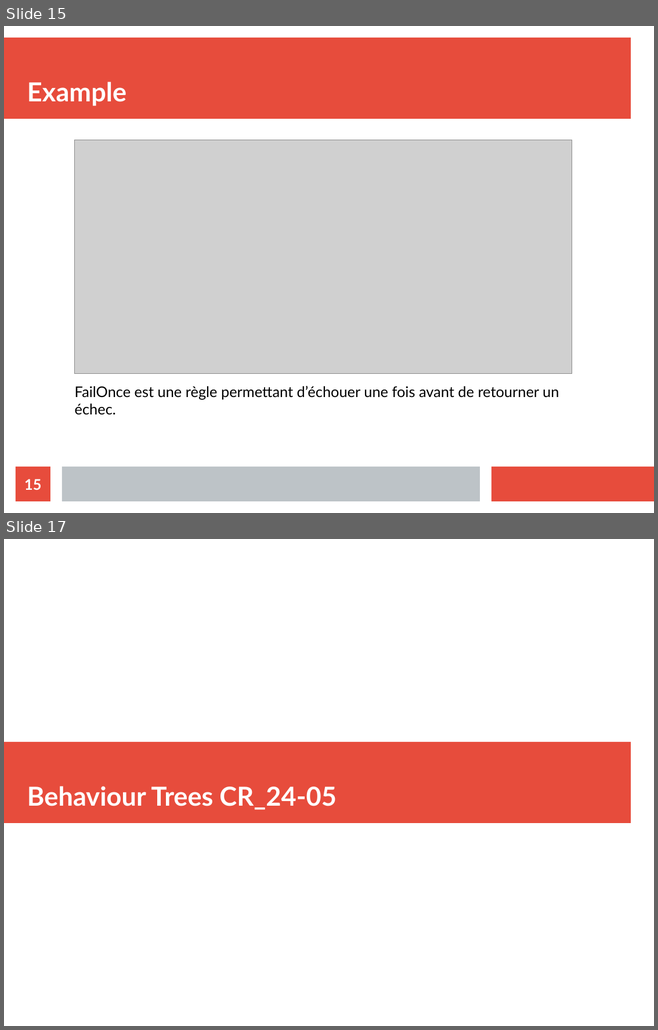
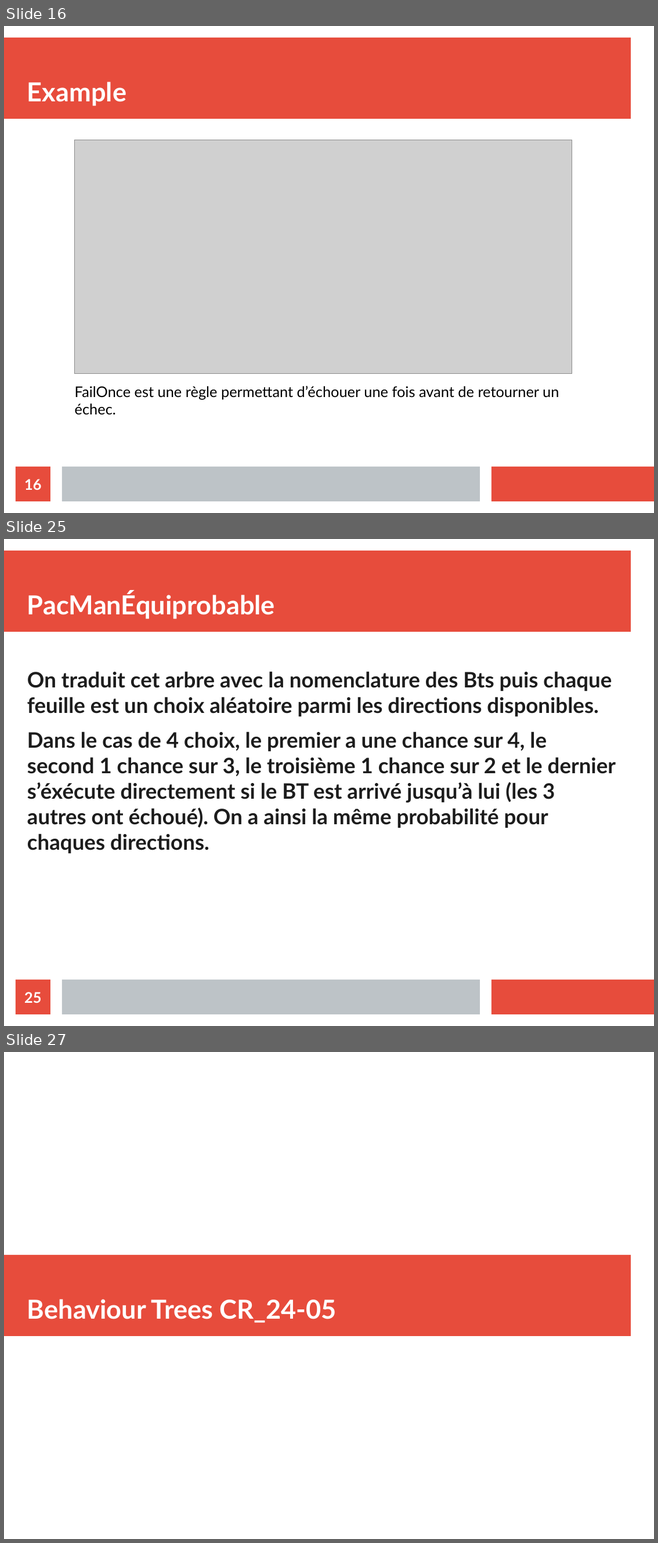
Before and after one commit to ValentinLebouvier/TAL2019, a slide deck: Comptes Rendus/CR_10-05.odp. Shown one above the other, each under a label of ours: slides 15 and 17 before the commit, slides 16, 25 and 27 after it; the slides between them are not shown. The pictures are 658x1030 and 658x1543 pixels, drawn with LibreOffice and Linux fonts; fonts in the diff are those of the drawing; grey boxes stand for pictures. Boxes give left, top, right and bottom in pixels: in the first picture for what was removed or moved away, otherwise in the second. Text is boxed around its words. In the diff, an @@ line names an element or a change of style, - is before the commit and + after.

```diff
--- a/Comptes Rendus/CR_10-05.odp
+++ b/Comptes Rendus/CR_10-05.odp
@@ slide 25 added at (x1=4, y1=539, x2=654, y2=1026), background #FFFFFF; not listed: 3 template elements that a slide beside it also shows @@
@@ title added at (x1=27, y1=592, x2=275, y2=619), 32 pt, text #FFFFFF, bold @@
+PacManÉquiprobable
@@ text added at (x1=27, y1=671, x2=615, y2=853), 26 pt, text #1C1C1C, bold @@
+On traduit cet arbre avec la nomenclature des Bts puis chaque feuille est un choix aléatoire parmi les directions disponibles.
+Dans le cas de 4 choix, le premier a une chance sur 4, le second 1 chance sur 3, le troisième 1 chance sur 2 et le dernier s’éxécute directement si le BT est arrivé jusqu’à lui (les 3 autres ont échoué). On a ainsi la même probabilité pour chaques directions.
@@ page number added at (x1=16, y1=980, x2=50, y2=1015), fill #E74C3C, 18 pt, text #FFFFFF, bold @@
+25
@@ what was slide 15 is now slide 16 @@
@@ page number at (x1=24, y1=479, x2=41, y2=490): text changed @@
-15
+16
@@ what was slide 17 is now slide 27 @@
```
Also in this commit, not shown: 2 slides changed, 9 other slides added, 18 other files.
